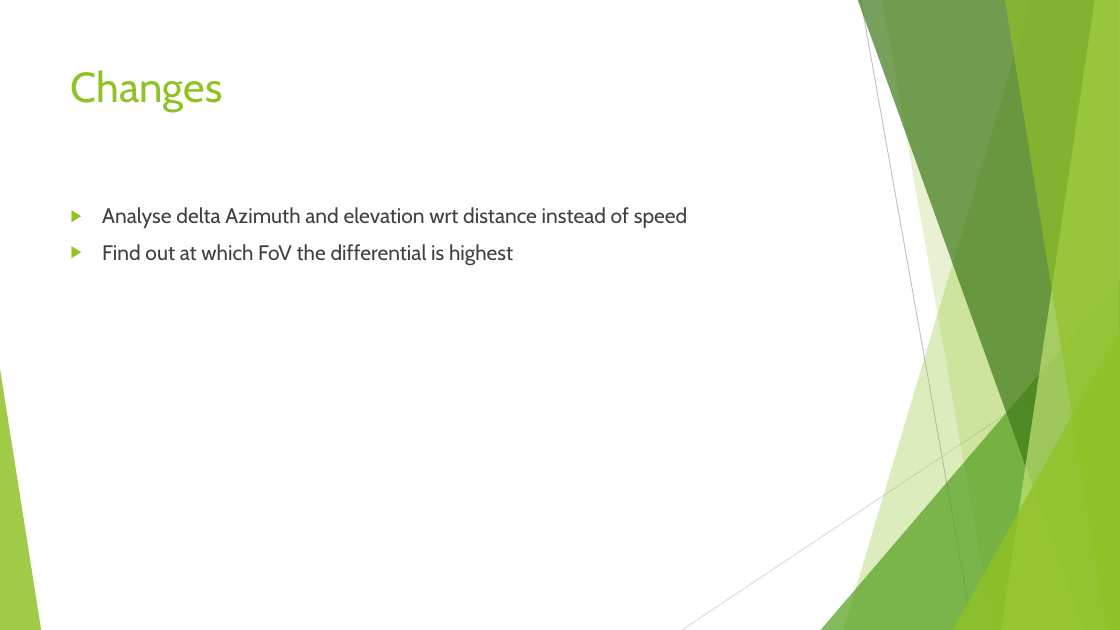
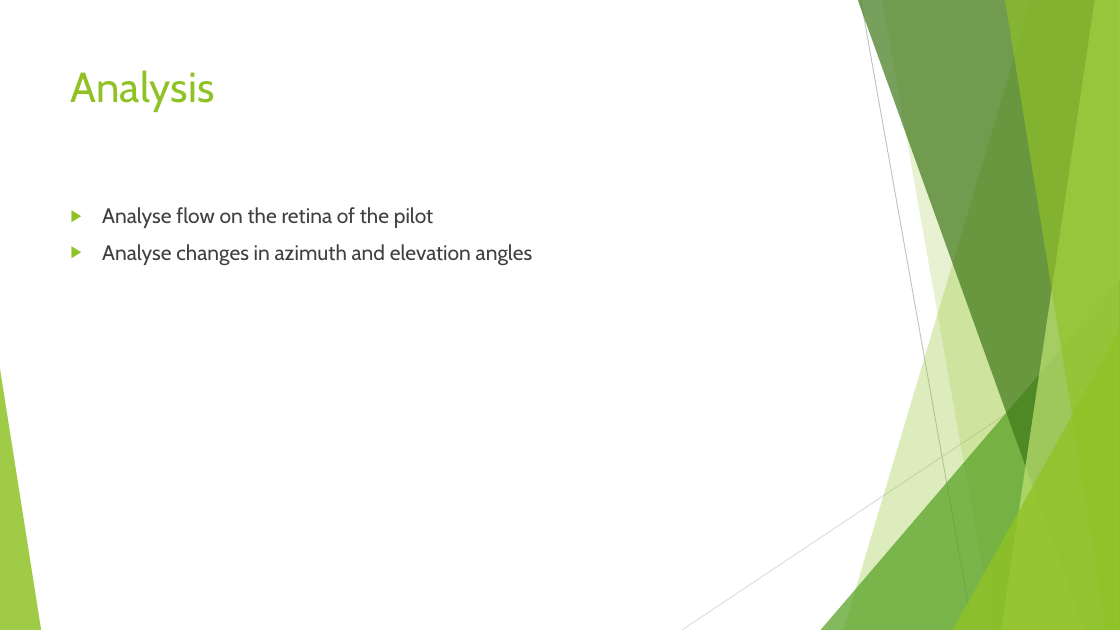
Before and after one commit to Sheharyar-Ali/Thesis_Code, a slide deck: slide 5 of Weekly update.pptx. Drawn at 1120x630 pixels with LibreOffice and Linux fonts; fonts in the diff are those of the drawing. Boxes give left, top, right and bottom in pixels: in the first picture for what was removed or moved away, otherwise in the second. Text is boxed around its words. In the diff, an @@ line names an element or a change of style, - is before the commit and + after.

```diff
--- a/Weekly update.pptx
+++ b/Weekly update.pptx
@@ title at (71, 70, 215, 112): text changed @@
-Changes
+Analysis
@@ text at (102, 207, 533, 266): text changed @@
-▶ Analyse delta Azimuth and elevation wrt distance instead of speed
-▶ Find out at which FoV the differential is highest
+▶ Analyse flow on the retina of the pilot
+▶ Analyse changes in azimuth and elevation angles
```
Also in this commit, not shown: 3 other slides changed, 3 slides added, 4 other files.
